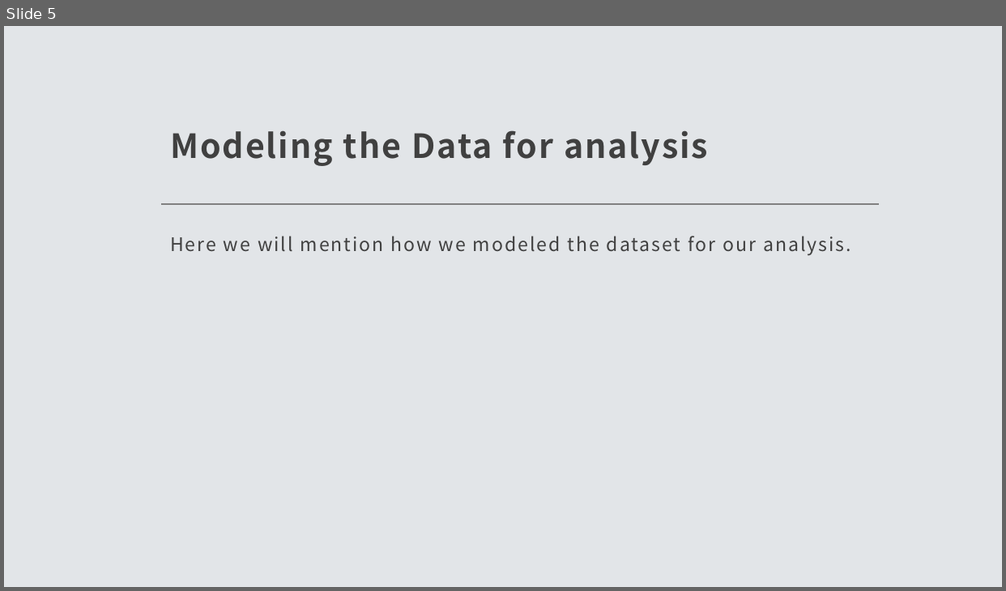
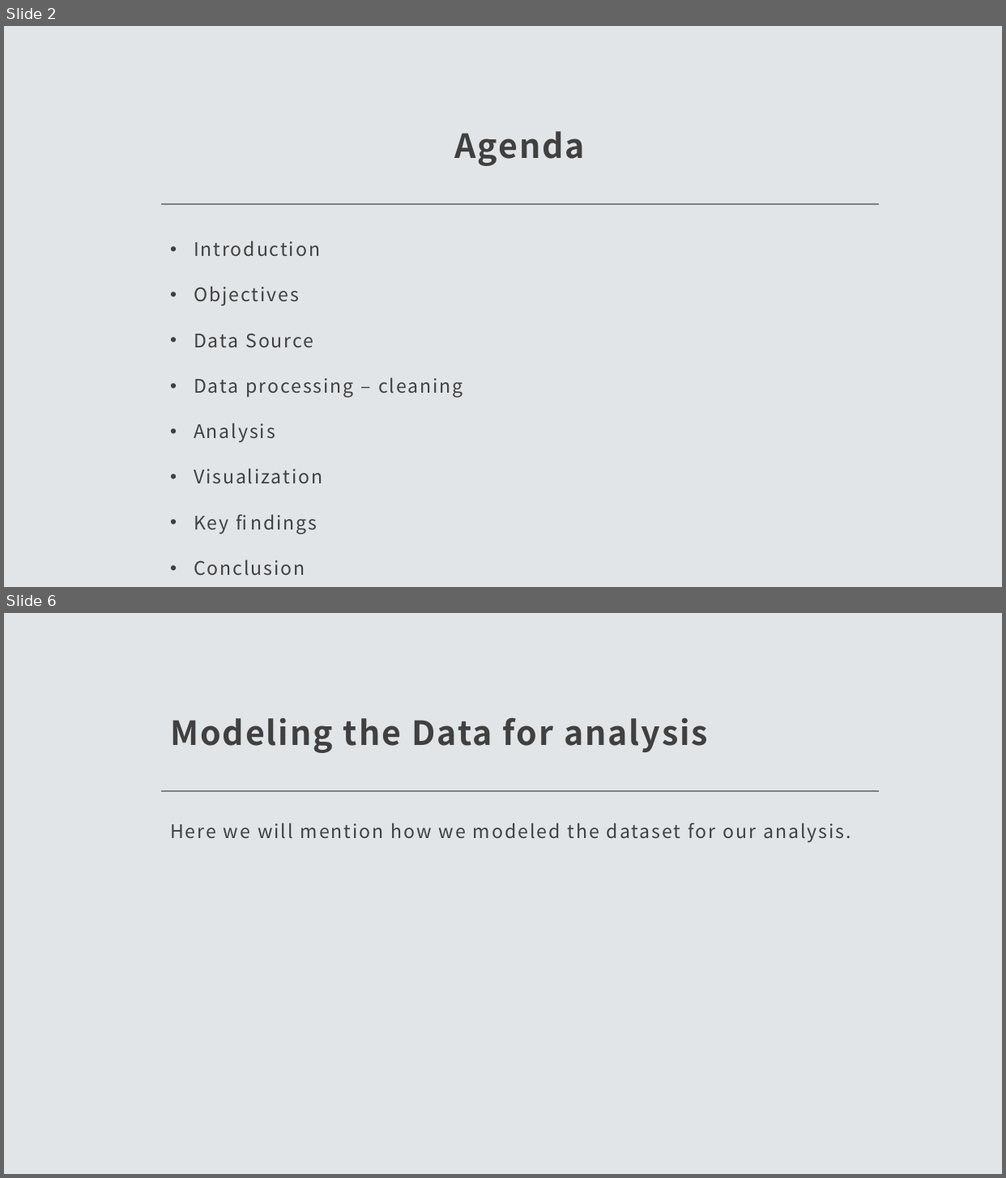
Before and after one commit to vinaya-kusuma/Project1, a slide deck: Project1.pptx. Shown one above the other, each under a label of ours: slide 5 before the commit, slides 2 and 6 after it; the slides between them are not shown. The pictures are 1006x591 and 1006x1178 pixels, drawn with LibreOffice and Linux fonts; fonts in the diff are those of the drawing. Boxes give left, top, right and bottom in pixels: in the first picture for what was removed or moved away, otherwise in the second. Text is boxed around its words. In the diff, an @@ line names an element or a change of style, - is before the commit and + after.

```diff
--- a/Project1.pptx
+++ b/Project1.pptx
@@ slide 2 added at [4, 26, 1002, 587], background #E2E5E8; not listed: 1 template element that a slide beside it also shows @@
@@ title added at [455, 131, 586, 166], 32 pt, text #404040, bold @@
+Agenda
@@ text added at [194, 241, 463, 576], 18 pt, text #404040 @@
+• Introduction
+• Objectives
+• Data Source
+• Data processing – cleaning
+• Analysis
+• Visualization
+• Key findings
+• Conclusion
@@ what was slide 5 is now slide 6 @@
```
Also in this commit, not shown: 3 slides changed, 7 other slides added, 2 slides removed.
